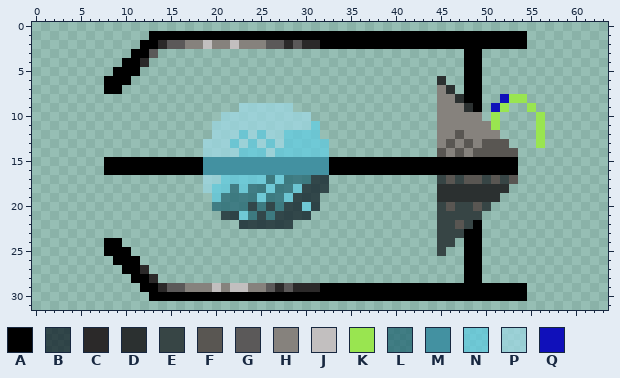
Pixel-art file, stored at assets/Sprite-0003.ase. That is the earlier state.
64x32 pixels, 1 frame. Colours within 5 levels of each other are drawn and written as one.
Palette (. is transparent): A #000000  B #08151eb4  C #2b2929  D #2b3030  E #374545  F #595652  G #5b5959  H #86827d  J #c2bfbf  K #99e550  L #1d6270b4  M #4391a1  N #5fcde4b4  P #9ed9e5b4  Q #1010ba
The result:
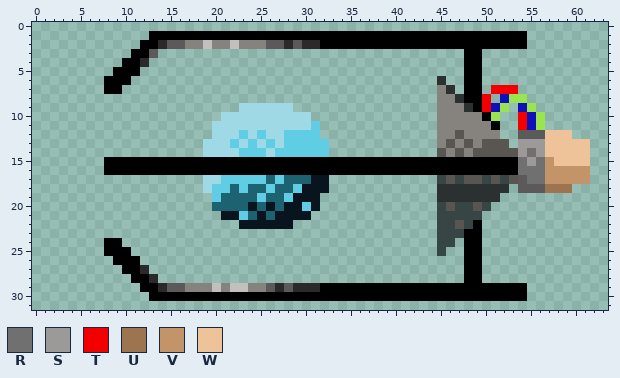
Colours new in this view: R #707070  S #9c9a99  T #f20000  U #9c7550  V #c29468  W #eec39a
Changes in this commit:
layer "Layer 2" opacity 71% -> 100%
Colour B changes from #08151eb4 to #08151e.
Colour L changes from #1d6270b4 to #1d6270.
Colour N changes from #5fcde4b4 to #5fcde4.
Colour P changes from #9ed9e5b4 to #9ed9e5.
There is now colour A in row 10 at x 50.
The edit turns colour K into colour A in row 11 at x 51.
The edit turns colour M into colour A in rows 15 to 16 at x 19 to 32.
There is now colour G in row 12 at x 54 to 55; in row 17 at x 54; in row 18 at x 54 to 56.
The edit turns colour K into colour G in row 12 at x 56.
There is now colour Q in row 9 at x 54; in rows 10 to 11 at x 55.
There is now colour R in row 14 at x 55; in row 15 at x 54 and 56; in row 16 at x 54 to 56; in row 17 at x 55 to 56.
There is now colour S in row 13 at x 54 to 55; in row 14 at x 54 and 56; in row 15 at x 55.
The edit turns colour K into colour S in row 13 at x 56.
There is now colour T in row 7 at x 51 to 53; in rows 8 to 9 at x 50; in rows 10 to 11 at x 54.
There is now colour U in row 18 at x 57 to 59.
There is now colour V in row 15 at x 57; in rows 16 to 17 at x 57 to 61.
There is now colour W in row 12 at x 57 to 59; in rows 13 to 14 at x 57 to 61; in row 15 at x 58 to 61.
Boxes around the changes in both pictures, in picture pixels (x1, y1, x2, y2):
changed: (482, 85, 590, 193)
changed: (203, 103, 329, 229)
